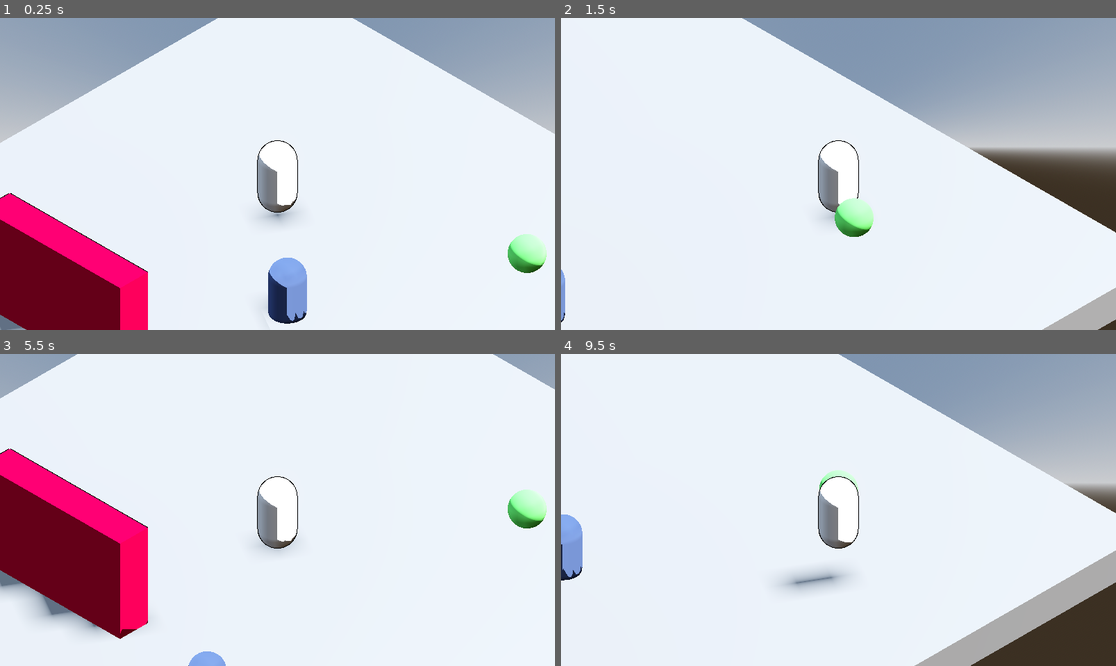
Above: before the commit, frames 1-4 (two rows, left to right).
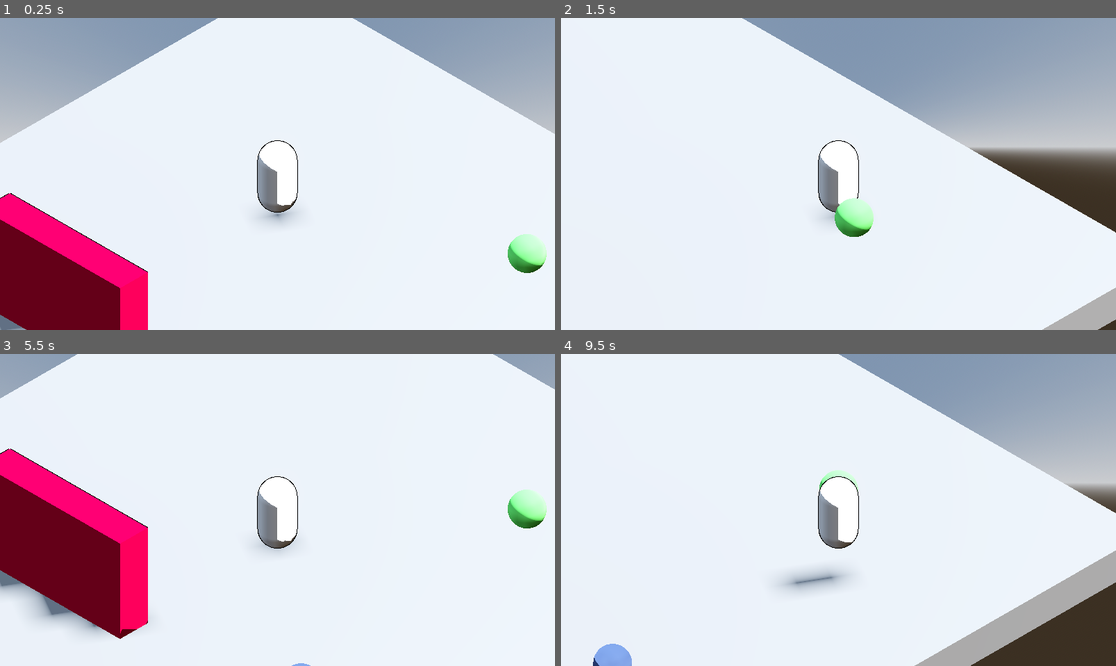
Above: after the commit, the same moments.

Repository: yashGhela/textmeback
Game: Godot game, scene res://levels/devlab.tscn
Two runs of this game, one before a commit and one after it. Both use one fixed random seed, a clock stepped at 60 frames per second and the inputs below. The project has no main scene, so this scene is started directly.
Inputs:
- Up to frame 1 (0.25 s): no input
- Up to frame 2 (1.5 s): tap Enter (ui_accept) at 0.5, 0.77 s; hold D (right) 0.53-1.28 s; hold E (interact) 0.53-1.28 s; hold S (back) from 1.28 s (still down); tap E (interact) at 1.35 s
- Up to frame 3 (5.5 s): tap Enter (ui_accept) at 1.52, 3.02, 3.77, 4.52 s; release S (back) at 2.03 s; hold D (right) 2.03-2.78 s; hold E (interact) 2.03-2.78 s; hold W (forward) 2.78-3.53 s; tap E (interact) at 2.85, 4.35 s; hold E (interact) 3.53-4.28 s; hold A (left) 3.53-5.03 s; hold S (back) from 5.03 s (still down); hold E (interact) from 5.03 s (still down)
- Up to frame 4 (9.5 s): release S (back) at 5.78 s; release E (interact) at 5.78 s; hold D (right) 5.78-6.53 s; tap E (interact) at 5.85, 7.35, 8.85 s; tap Enter (ui_accept) at 6.02, 6.77, 7.52, 9.02 s; hold W (forward) 6.53-7.28 s; hold E (interact) 6.53-7.28 s; hold D (right) 7.28-8.03 s; hold S (back) 8.03-8.78 s; hold E (interact) 8.03-8.78 s; hold A (left) from 8.78 s (still down)

The runs differ from the first frame. In frame 1, 1.3% of the frame differs, in the area x 47-56%, y 76-98%; in frame 2, 0.1%; in frame 3, 0.3%; in frame 4, 1.1%.

Commit message:
tryna create ping ponging

Diff:
--- a/levels/devlab.tscn
+++ b/levels/devlab.tscn
@@ -68,7 +68,8 @@
 curve = SubResource("Curve3D_w7w6m")
 
 [node name="PathFollow3D" type="PathFollow3D" parent="Path3D" unique_id=447972883]
-transform = Transform3D(0.9999982, 0, 0, 0, 0.99999917, 0, 0, 0, 0.9999984, 0, 0, 0)
+transform = Transform3D(0.9999982, 0, 0, 0, 0.99999917, 0, 0, 0, 0.9999984, 5.0000005, 0, 4.9999995)
+progress = 17.195488
 rotation_mode = 0
 
 [node name="Boss" parent="Path3D/PathFollow3D" unique_id=150727419 node_paths=PackedStringArray("pathFollow", "path") instance=ExtResource("5_eqxup")]
--- a/scripts/follow_path.gd
+++ b/scripts/follow_path.gd
@@ -4,9 +4,11 @@
 
 func physics_update(delta:float):
 	var totalPathlength = boss.path.curve.get_baked_length()
+	print(totalPathlength)
+	print(boss.pathFollow.progress_ratio)
 	var direction =1.0
 	if boss.pathFollow.progress>=totalPathlength:
 		direction=-1.0
-		boss.pathFollow.progress+=2.0*delta*direction
 	else:
-		boss.pathFollow.progress+=2.0*delta
+		direction=1.0
+	boss.pathFollow.progress+=(2.0*delta)*direction
